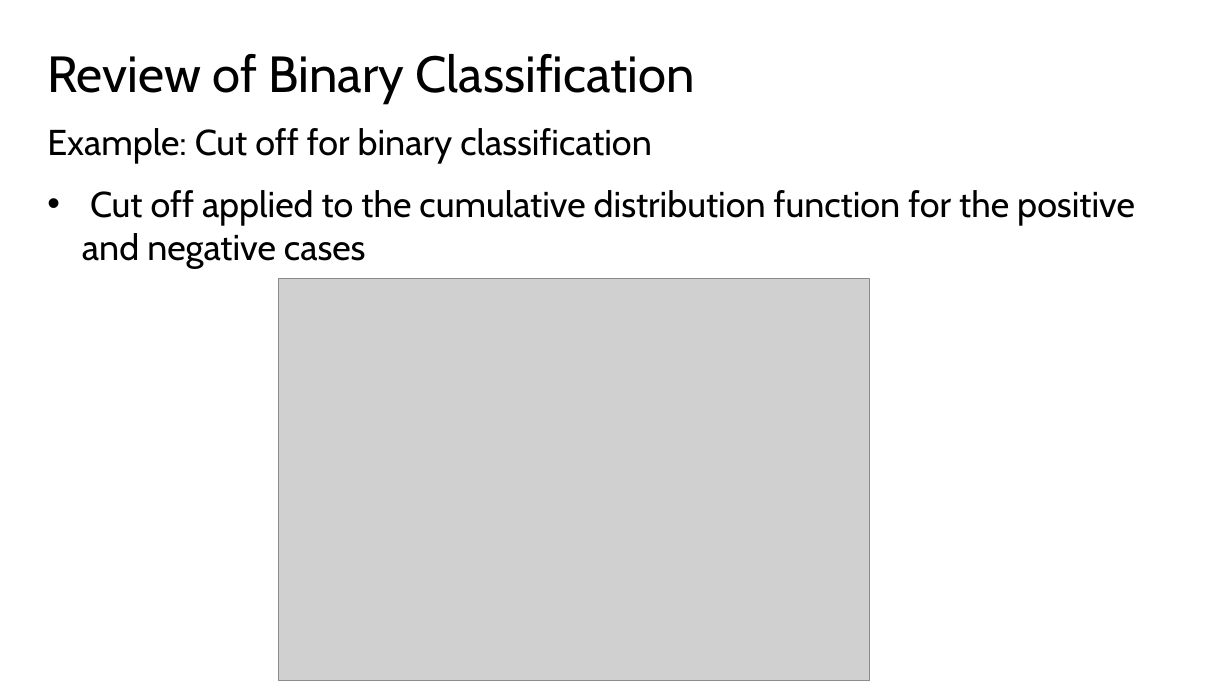
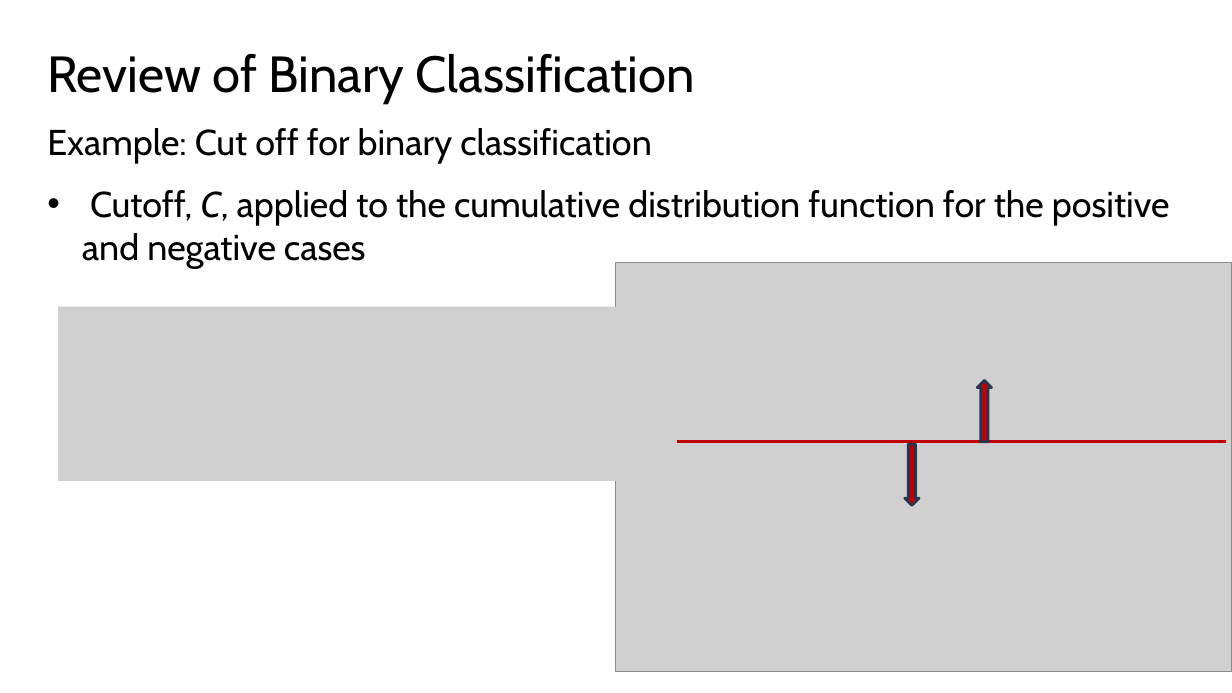
Before and after one commit to StephenElston/CSCI-E25, a slide deck: slide 25 of Slides/4_MachineLearningForCV.pptx (slide 24 before the commit). Drawn at 1232x693 pixels with LibreOffice and Linux fonts; fonts in the diff are those of the drawing; grey boxes stand for pictures. Boxes give left, top, right and bottom in pixels: in the first picture for what was removed or moved away, otherwise in the second. Text is boxed around its words. In the diff, an @@ line names an element or a change of style, - is before the commit and + after.

```diff
--- a/Slides/4_MachineLearningForCV.pptx
+++ b/Slides/4_MachineLearningForCV.pptx
@@ text at <box>82,190,1170,269</box>: text changed @@
-• Cut off applied to the cumulative distribution function for the positive and negative cases
+• Cutoff, C, applied to the cumulative distribution function for the positive and negative cases
@@ picture added at <box>616,262,1232,672</box> @@
@@ picture removed at <box>278,278,870,681</box> @@
@@ picture added at <box>58,307,643,482</box> @@
@@ right arrow added at <box>977,381,992,442</box>, fill #C00000, outline #233953 2 pt @@
@@ line added from (677, 442) to (1226, 442), #C00000 2 pt @@
@@ right arrow added at <box>905,445,920,506</box>, fill #C00000, outline #233953 2 pt @@
```
Also in this commit, not shown: 11 other slides changed, 2 slides added, 1 other file.
